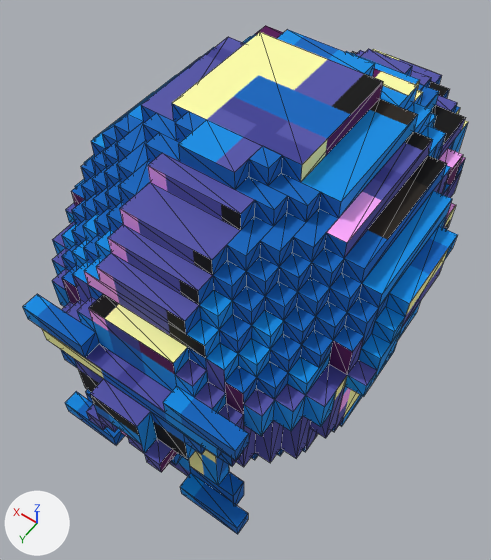
Two versions of the glTF model new/exchange_blender/asset_gltfs/Assets/blue durag/dark purple/blue durag_cool dude glasses.gltf, one commit apart.
Both versions are drawn from a 50 mm lens placed at (-13.9, 20.1, 23.3), pointed at (0.2, 0.4, -7.6). Arrows for +X, +Y and +Z are at lower left; the lights stay in place. Mesh edges are drawn as thin lines. Vertices at the same position are counted once.

Objects in the first picture: 'C19_H_Durag_CoolDudeG_3D_RBShade-Mesh'.
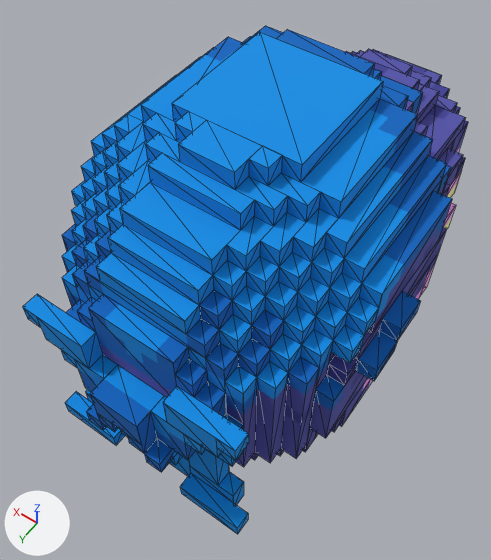
Changed parts and their boxes [x1, y1, x2, y2] in the pictures (491 x 560 px; the box of a moved part takes in the faces that stretch with it):
part 1 of me_c19_h_durag_cooldudeg_3d_rbshade_mesh, moved or reshaped
    before: [23, 26, 457, 466]
    after: [23, 26, 452, 466]
part 2 of me_c19_h_durag_cooldudeg_3d_rbshade_mesh, surface changed
    both: [23, 29, 468, 534]

The edits, one by one:
me_c19_h_durag_cooldudeg_3d_rbshade_mesh is used by ob_c19_h_durag_cooldudeg_3d_rbshade_mesh; location (0.0, 0.0, 0.0); scale (-1.0, 1.0, 1.0).
me_c19_h_durag_cooldudeg_3d_rbshade_mesh had 1039 vertices, 1654 faces and spanned x -9.5..9.5, y -17.5..11.5, z -15.0..4.0.
me_c19_h_durag_cooldudeg_3d_rbshade_mesh now has 994 vertices, 1586 faces and spans x -9.5..9.5, y -17.5..11.5, z -15.0..4.0.
Part 1, on me_c19_h_durag_cooldudeg_3d_rbshade_mesh:
104 vertices are removed from x -9.5..9.5, y -8.5..10.5, z -8.0..3.0.
302 faces are deleted.
8 vertices are added at x -7.5..7.5, y -8.5..10.5, z -6.0..2.0.
20 new vertices lie (0.0, -1.0, 0.0) away from vertices in x -8.5..8.5, y -8.5..10.5, z -9.0..3.0.
12 new vertices lie (0.0, 1.0, 0.0) away from vertices in x -8.5..8.5, y -10.5..4.5, z -9.0..2.0.
10 new vertices lie (0.0, 0.0, -1.0) away from vertices in x -7.5..7.5, y -7.5..4.5, z -4.0..3.0.
9 new vertices lie (0.0, 0.0, 1.0) away from vertices in x -5.5..8.5, y -9.5..10.5, z -5.0..0.0.
234 new faces join them.
me_c19_h_durag_cooldudeg_3d_rbshade_mesh part 2: 1352 kept faces spanning x -9.5..9.5, y -17.5..11.5, z -15.0..4.0 get new texture (UV) coordinates.
